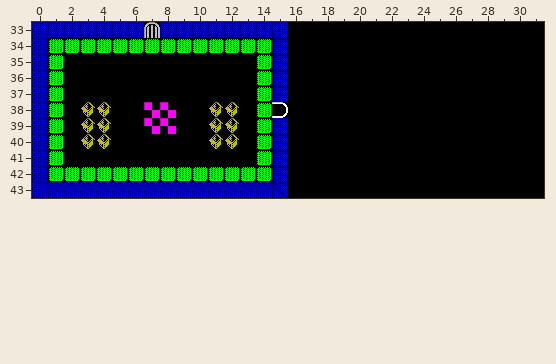
A Tiled map gets an edit: assets/maps/warehouse.tmx. Above: the version before the commit.
Cells are 16x16 px. Shown: x 0..31, y 33..43.
And afterwards:
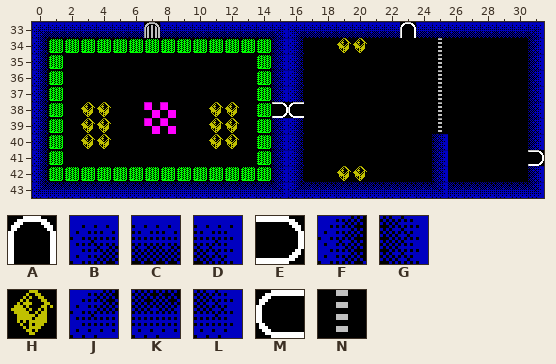
Key: from "warehouse": A 2, B 3, C 4, D 5, E 8, F 9, G 11, H 12, J 15, K 16, L 17, M 20, N 21.
_ is an empty cell.
The edit:
{"where": "layer \"Tiles\""}
{"y":33,"x":16,"old":"________________","new":"BCCCCCCACCCCCCCD"}
{"y":34,"x":16,"old":"_","new":"F"}
{"y":34,"x":19,"old":"__","new":"HH"}
{"y":34,"x":25,"old":"_","new":"N"}
{"y":34,"x":31,"old":"_","new":"G"}
{"y":35,"x":16,"old":"_","new":"F"}
{"y":35,"x":25,"old":"_","new":"N"}
{"y":35,"x":31,"old":"_","new":"G"}
{"y":36,"x":16,"old":"_","new":"F"}
{"y":36,"x":25,"old":"_","new":"N"}
{"y":36,"x":31,"old":"_","new":"G"}
{"y":37,"x":16,"old":"_","new":"F"}
{"y":37,"x":25,"old":"_","new":"N"}
{"y":37,"x":31,"old":"_","new":"G"}
{"y":38,"x":16,"old":"_","new":"M"}
{"y":38,"x":25,"old":"_","new":"N"}
{"y":38,"x":31,"old":"_","new":"G"}
{"y":39,"x":16,"old":"_","new":"F"}
{"y":39,"x":25,"old":"_","new":"N"}
{"y":39,"x":31,"old":"_","new":"G"}
{"y":40,"x":16,"old":"_","new":"F"}
{"y":40,"x":25,"old":"_","new":"G"}
{"y":40,"x":31,"old":"_","new":"G"}
{"y":41,"x":16,"old":"_","new":"F"}
{"y":41,"x":25,"old":"_","new":"G"}
{"y":41,"x":31,"old":"_","new":"E"}
{"y":42,"x":16,"old":"_","new":"F"}
{"y":42,"x":19,"old":"__","new":"HH"}
{"y":42,"x":25,"old":"_","new":"G"}
{"y":42,"x":31,"old":"_","new":"G"}
{"y":43,"x":16,"old":"________________","new":"JKKKKKKKKLKKKKKL"}
